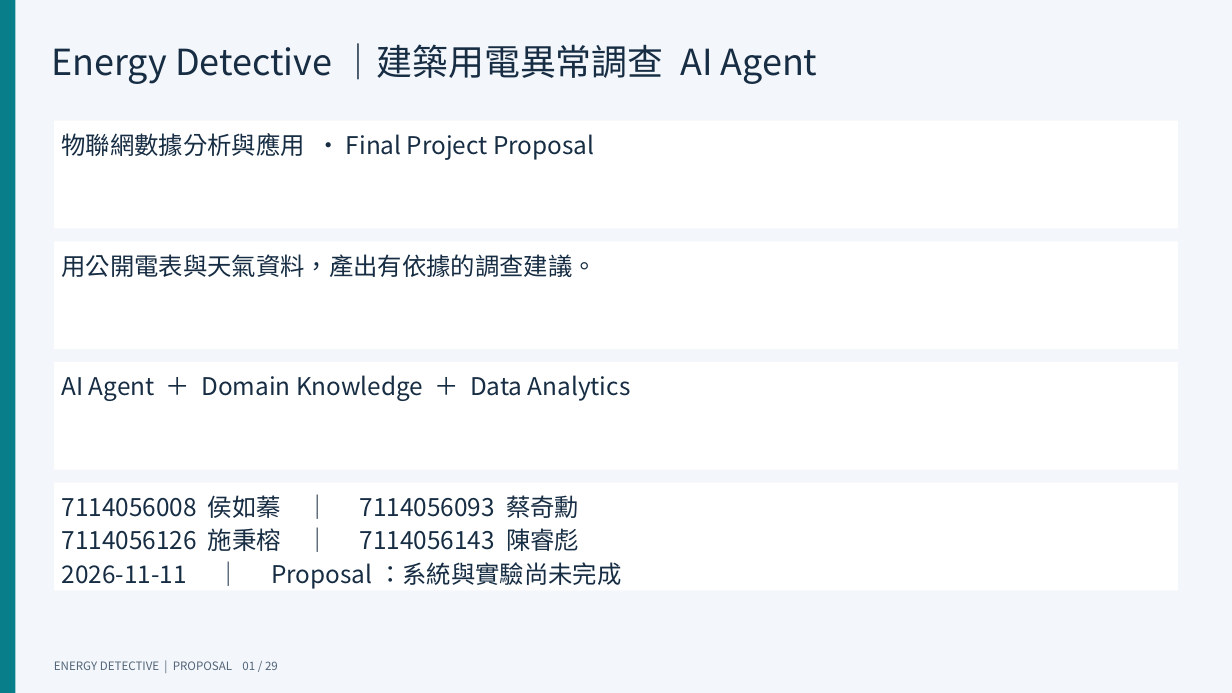
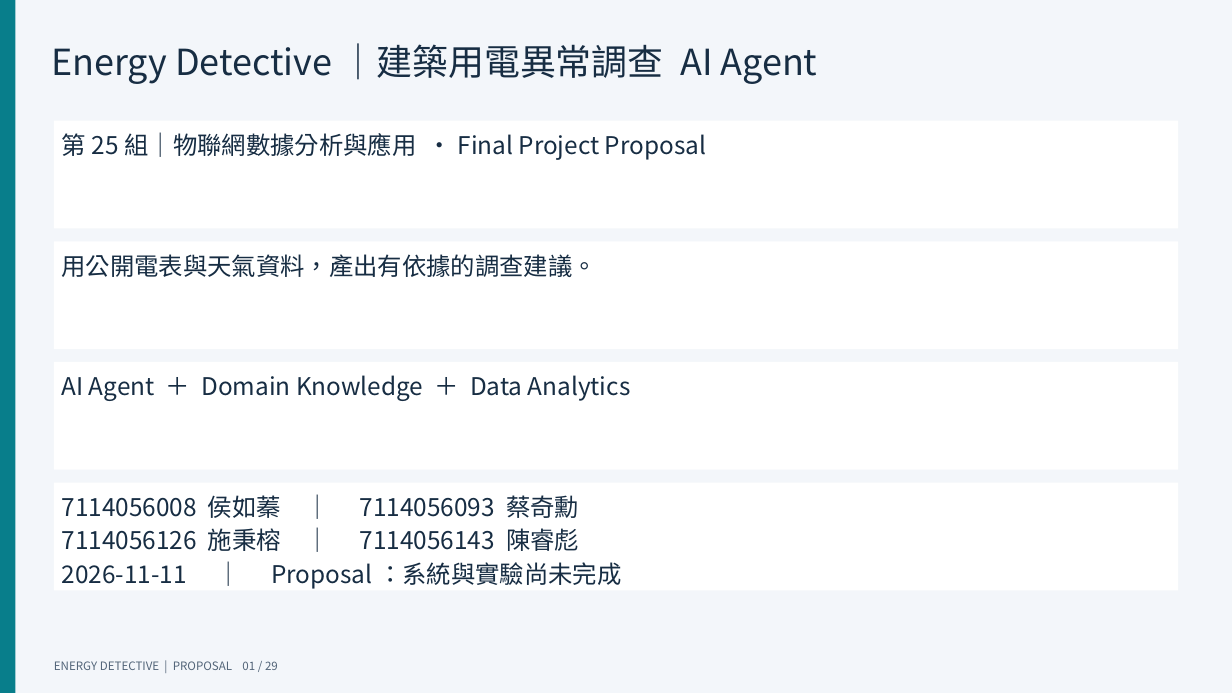
Before and after one commit to benson103081/energy-detective-agent, a slide deck: slide 1 of deliverables/Proposal.pptx. Drawn at 1232x693 pixels with LibreOffice and Linux fonts; fonts in the diff are those of the drawing. Boxes give left, top, right and bottom in pixels: in the first picture for what was removed or moved away, otherwise in the second. Text is boxed around its words. In the diff, an @@ line names an element or a change of style, - is before the commit and + after.

Commit message:
Label proposal documents and presentation as Group 25

```diff
--- a/deliverables/Proposal.pptx
+++ b/deliverables/Proposal.pptx
@@ text in rectangle at bbox=[62, 132, 706, 160]: text changed @@
-物聯網數據分析與應用 · Final Project Proposal
+第25組｜物聯網數據分析與應用 · Final Project Proposal
```
Also in this commit, not shown: 9 other files.
